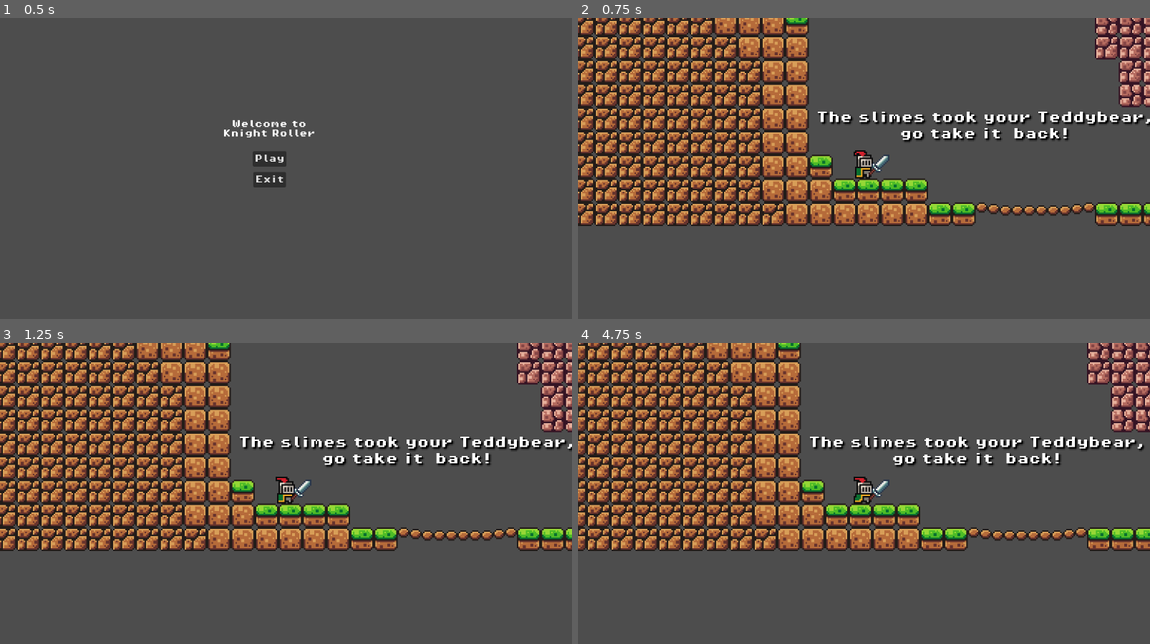
Above: before the commit, frames 1-4 (two rows, left to right).
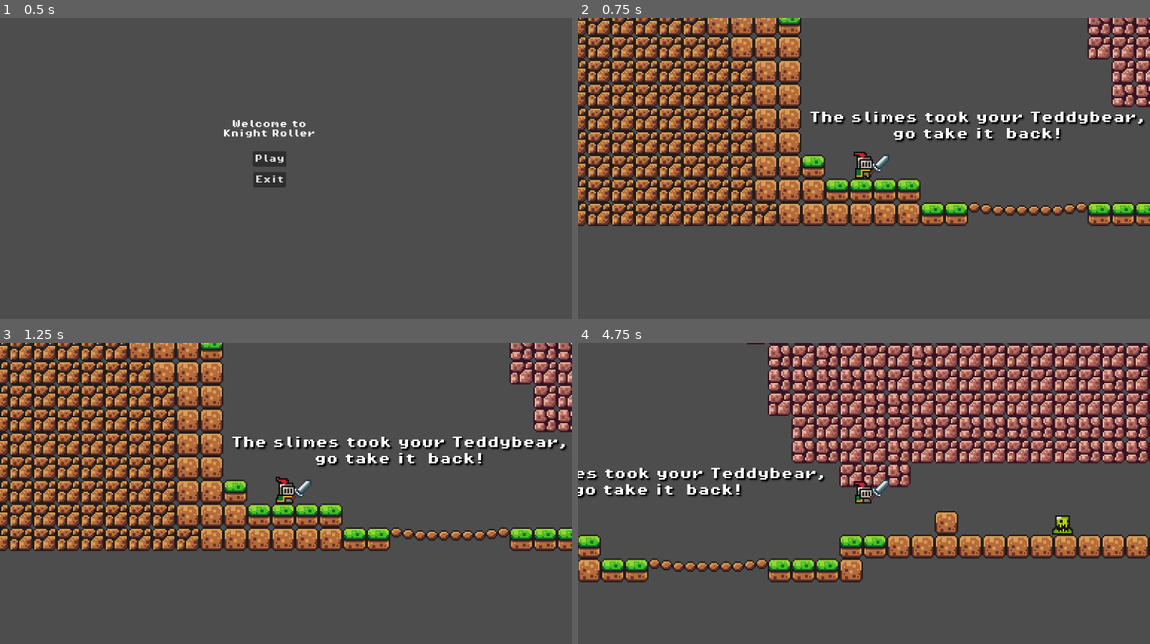
Above: after the commit, the same moments.

Repository: Holdmedve/Brackey-Toturial
Game: Godot game, scene res://scenes/menu.tscn
Same seed, same stepped clock (60 frames per second), same inputs: the game is played once before the commit and once after it.
Inputs:
- Up to frame 1 (0.5 s): no input
- Up to frame 2 (0.75 s): click "Play" at 0.5 s
- Up to frame 3 (1.25 s): no input
- Up to frame 4 (4.75 s): hold Right (move_right) 1.28-2.78 s; tap Space (jump) at 1.52, 2.27, 3.77, 4.52 s; hold Left (move_left) 2.78-3.53 s; hold Right (move_right) from 3.53 s (still down)

Frame 1 is identical in both runs. In frame 2, 28% of the frame differs, in the area x 0-100%, y 0-70%; in frame 3, 28%; in frame 4, 61%, in the area x 0-100%, y 0-80%.

Commit message:
note next steps in the project

Diff:
--- a/scenes/level1.tscn
+++ b/scenes/level1.tscn
@@ -186,7 +186,7 @@
 tile_set = SubResource("TileSet_2wsbw")
 
 [node name="Player" parent="." instance=ExtResource("2_d8we5")]
-position = Vector2(309, 453)
+position = Vector2(314, 458)
 
 [node name="Camera2D" type="Camera2D" parent="Player"]
 zoom = Vector2(3, 3)
--- a/scenes/sword.tscn
+++ b/scenes/sword.tscn
@@ -5,7 +5,7 @@
 [sub_resource type="RectangleShape2D" id="RectangleShape2D_e6uhj"]
 size = Vector2(7.80609, 14.6192)
 
-[node name="AnimatableBody2D" type="AnimatableBody2D"]
+[node name="Sword" type="AnimatableBody2D"]
 
 [node name="Sprite2D" type="Sprite2D" parent="."]
 texture = ExtResource("1_2kyrc")
